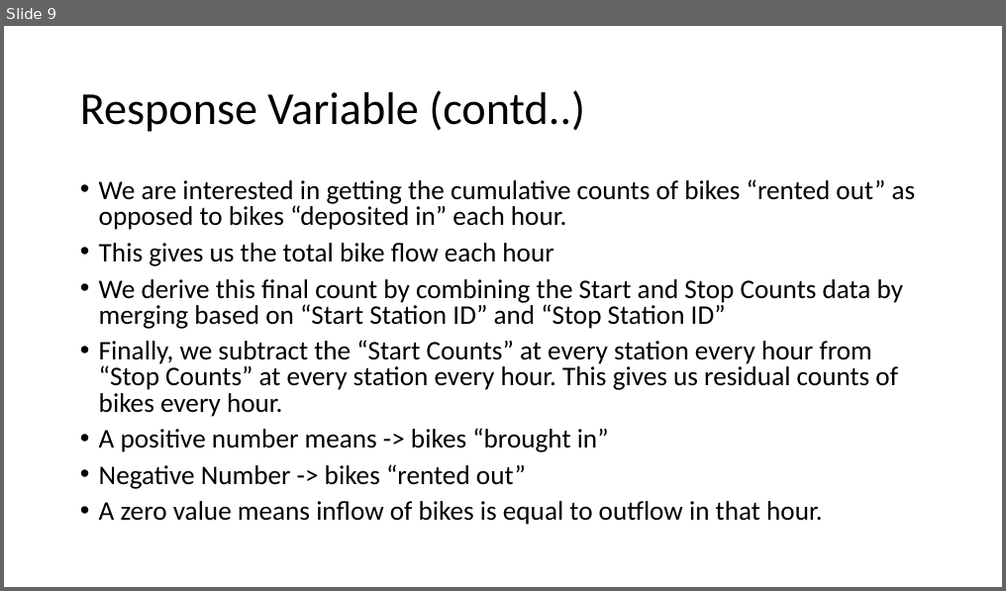
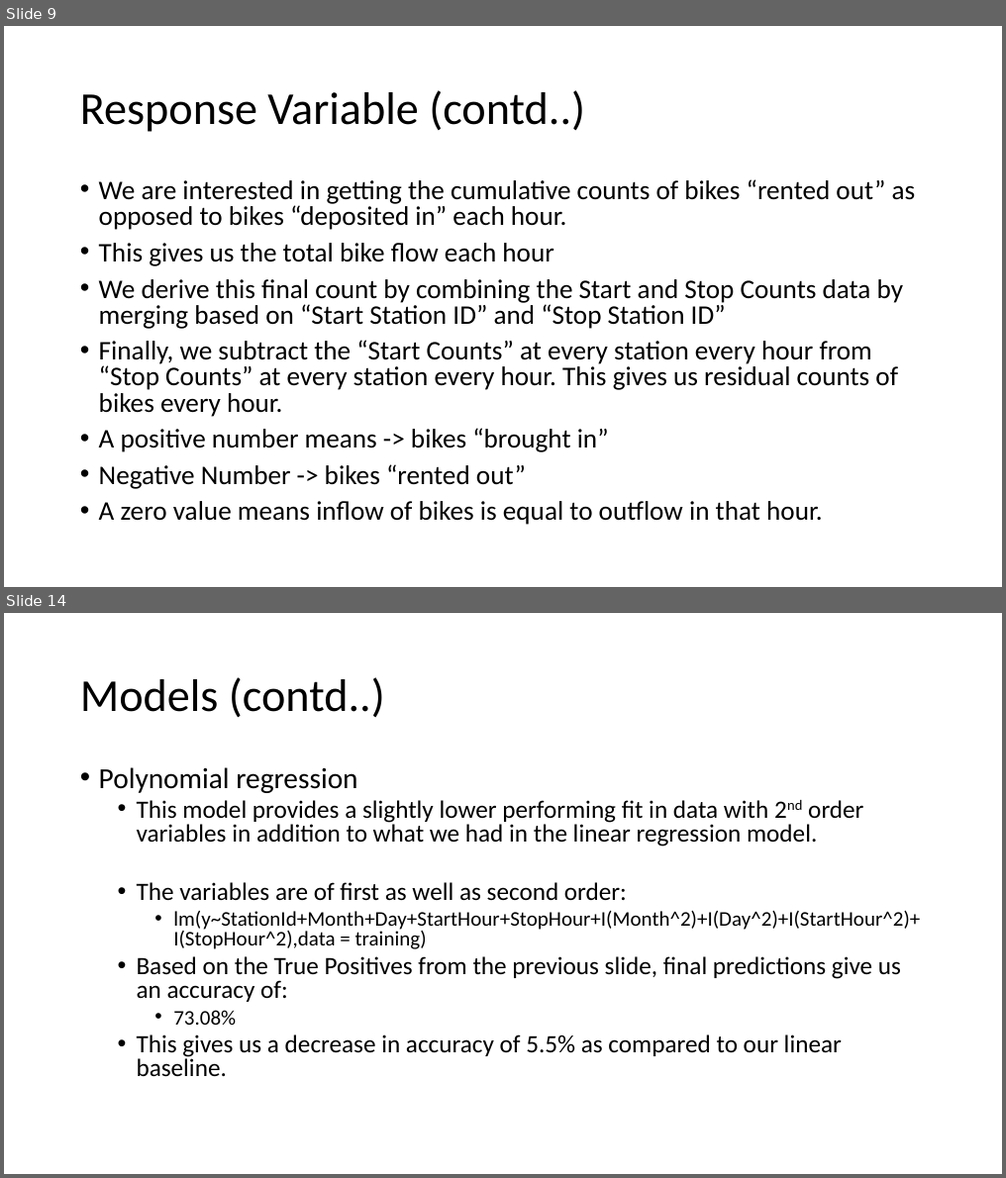
Before and after one commit to ayumib04/PittBikeShare, a slide deck: Ignite_ppt.pptx. Shown one above the other, each under a label of ours: slide 9 before the commit, slides 9 and 14 after it; the slides between them are not shown. The pictures are 1006x591 and 1006x1178 pixels, drawn with LibreOffice and Linux fonts; fonts in the diff are those of the drawing. Boxes give left, top, right and bottom in pixels: in the first picture for what was removed or moved away, otherwise in the second. Text is boxed around its words. In the diff, an @@ line names an element or a change of style, - is before the commit and + after.

Commit message:
new ignite_ppt with models included

```diff
--- a/Ignite_ppt.pptx
+++ b/Ignite_ppt.pptx
@@ slide 14 added at <box>4,613,1002,1174</box>, background #FFFFFF @@
@@ title added at <box>80,677,385,718</box>, 44 pt, text #000000 @@
+Models (contd..)
@@ text added at <box>99,767,920,1077</box>, 24 pt, text #000000 @@
+• Polynomial regression
+  • This model provides a slightly lower performing fit in data with 2nd order variables in addition to what we had in the linear regression model.
+  • The variables are of first as well as second order:
+    • lm(y~StationId+Month+Day+StartHour+StopHour+I(Month^2)+I(Day^2)+I(StartHour^2)+I(StopHour^2),data = training)
+  • Based on the True Positives from the previous slide, final predictions give us an accuracy of:
+    • 73.08%
+  • This gives us a decrease in accuracy of 5.5% as compared to our linear baseline.
```
Also in this commit, not shown: 2 slides changed, 3 other slides added.
